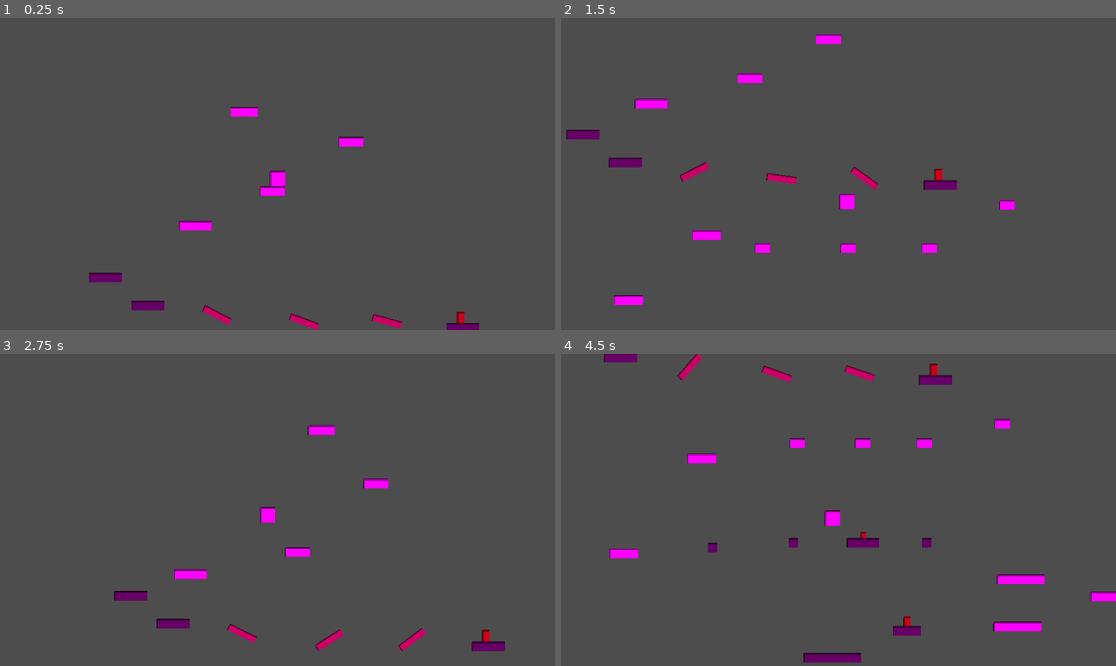
Above: before the commit, frames 1-4 (two rows, left to right).
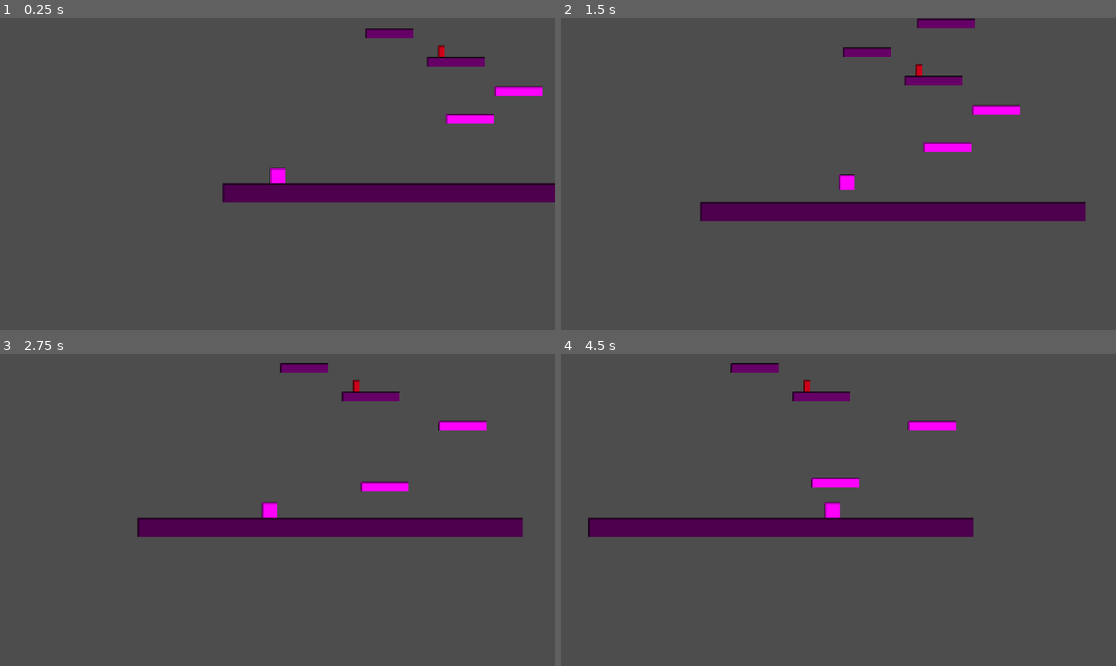
Above: after the commit, the same moments.

Repository: hyzor/simple-godot-game
Game: Godot game, scene res://main.tscn
Same seed, same stepped clock (60 frames per second), same inputs: the game is played once before the commit and once after it.
Inputs:
- Up to frame 1 (0.25 s): no input
- Up to frame 2 (1.5 s): hold Right (move_right) from 0.53 s (still down); tap Space (jump) at 0.77 s
- Up to frame 3 (2.75 s): tap Space (jump) at 1.52 s; release Right (move_right) at 2.03 s; hold Left (move_left) from 2.03 s (still down)
- Up to frame 4 (4.5 s): release Left (move_left) at 2.78 s; hold Right (move_right) 2.78-4.28 s; tap Space (jump) at 3.02, 3.77 s; tap R (restart, bound only after the commit) at 4.15 s; hold Left (move_left) from 4.28 s (still down)

The runs differ from the first frame. In frame 1, 6.4% of the frame differs, in the area x 16-100%, y 3-100%; in frame 2, 8.2%; in frame 3, 7.1%; in frame 4, 8.6%, in the area x 4-100%, y 0-99%.

Commit message:
Add a goal and allow player to restart with R

Diff:
--- /dev/null
+++ b/goal.gd
@@ -0,0 +1,63 @@
+extends Area2D
+
+signal level_completed
+
+@export var goal_text: String = "Congratulations!"
+
+func _ready() -> void:
+	body_entered.connect(_on_body_entered)
+
+func _on_body_entered(body: Node2D) -> void:
+	if body.is_in_group("player"):
+		level_completed.emit()
+		_show_victory_ui()
+
+var victory_ui: CanvasLayer = null
+
+func _show_victory_ui() -> void:
+	victory_ui = CanvasLayer.new()
+	victory_ui.layer = 100
+	get_tree().root.add_child(victory_ui)
+
+	var center_container = CenterContainer.new()
+	center_container.set_anchors_and_offsets_preset(Control.PRESET_FULL_RECT)
+	victory_ui.add_child(center_container)
+
+	var vbox = VBoxContainer.new()
+	vbox.alignment = BoxContainer.ALIGNMENT_CENTER
+	center_container.add_child(vbox)
+
+	var panel = Panel.new()
+	panel.custom_minimum_size = Vector2(400, 200)
+	vbox.add_child(panel)
+
+	var label = Label.new()
+	label.text = goal_text
+	label.horizontal_alignment = HORIZONTAL_ALIGNMENT_CENTER
+	label.vertical_alignment = VERTICAL_ALIGNMENT_CENTER
+	label.add_theme_font_size_override("font_size", 32)
+	label.set_anchors_and_offsets_preset(Control.PRESET_FULL_RECT)
+	panel.add_child(label)
+
+	var restart_label = Label.new()
+	restart_label.text = "Press R to restart"
+	restart_label.horizontal_alignment = HORIZONTAL_ALIGNMENT_CENTER
+	restart_label.add_theme_font_size_override("font_size", 18)
+	vbox.add_child(restart_label)
+
+	process_mode = Node.PROCESS_MODE_ALWAYS
+	get_tree().paused = true
+	set_process_input(true)
+
+func _input(event: InputEvent) -> void:
+	if victory_ui and event.is_action_pressed("restart"):
+		_restart_level()
+
+func _restart_level() -> void:
+	get_tree().paused = false
+	process_mode = Node.PROCESS_MODE_INHERIT
+	if victory_ui:
+		victory_ui.queue_free()
+		victory_ui = null
+	set_process_input(false)
+	get_tree().reload_current_scene()
--- /dev/null
+++ b/goal.tscn
@@ -0,0 +1,21 @@
+[gd_scene format=3 uid="uid://ded6uxusp0wh8"]
+
+[ext_resource type="Script" path="res://goal.gd" id="1_goalscript"]
+
+[sub_resource type="RectangleShape2D" id="RectangleShape2D_goal"]
+size = Vector2(60, 60)
+
+[sub_resource type="PlaceholderTexture2D" id="PlaceholderTexture2D_goal"]
+size = Vector2(60, 60)
+
+[node name="Goal" type="Area2D"]
+collision_layer = 0
+collision_mask = 2
+script = ExtResource("1_goalscript")
+
+[node name="CollisionShape2D" type="CollisionShape2D" parent="."]
+shape = SubResource("RectangleShape2D_goal")
+
+[node name="Sprite2D" type="Sprite2D" parent="."]
+modulate = Color(0.2, 0.9, 0.2, 1)
+texture = SubResource("PlaceholderTexture2D_goal")
--- a/main.tscn
+++ b/main.tscn
@@ -4,6 +4,7 @@
 [ext_resource type="PackedScene" uid="uid://d3r6t7y8vai0" path="res://moving_platform.tscn" id="2_jkl78"]
 [ext_resource type="PackedScene" path="res://spike.tscn" id="3_spike"]
 [ext_resource type="PackedScene" path="res://rotating_platform.tscn" id="4_1bvp3"]
+[ext_resource type="PackedScene" path="res://goal.tscn" id="5_lquwl"]
 
 [sub_resource type="RectangleShape2D" id="RectangleShape2D_floor"]
 size = Vector2(800, 40)
@@ -73,7 +74,7 @@
 texture = SubResource("PlaceholderTexture2D_smaller")
 
 [node name="Player" parent="." unique_id=1356100327 instance=ExtResource("1_ghi56")]
-position = Vector2(340, -954)
+position = Vector2(114, 300)
 fall_threshold = 750.0
 
 [node name="MovingPlatform1" parent="." unique_id=457016238 instance=ExtResource("2_jkl78")]
@@ -255,6 +256,17 @@
 modulate = Color(0.4, 0.6, 0.4, 1)
 texture = SubResource("PlaceholderTexture2D_small")
 
+[node name="StaticPlatform12" type="StaticBody2D" parent="." unique_id=2111444227]
+position = Vector2(84, -1073)
+scale = Vector2(0.95329475, 1)
+
+[node name="CollisionShape2D" type="CollisionShape2D" parent="StaticPlatform12" unique_id=2097802564]
+shape = SubResource("RectangleShape2D_plat1")
+
+[node name="Sprite2D" type="Sprite2D" parent="StaticPlatform12" unique_id=622222119]
+modulate = Color(0.4, 0.6, 0.4, 1)
+texture = SubResource("PlaceholderTexture2D_small")
+
 [node name="MovingPlatform3" parent="." unique_id=1896666790 instance=ExtResource("2_jkl78")]
 position = Vector2(821, -106)
 start_time = 3.0
@@ -301,3 +313,7 @@
 scale = Vector2(0.56, 1)
 move_distance = 120.0
 wait_time = 1.25
+
+[node name="Goal" parent="." unique_id=2075519887 instance=ExtResource("5_lquwl")]
+position = Vector2(68, -1106.0001)
+scale = Vector2(0.47058824, 0.78571427)
--- a/project.godot
+++ b/project.godot
@@ -47,6 +47,11 @@
 "events": [Object(InputEventKey,"resource_local_to_scene":false,"resource_name":"","device":-1,"window_id":0,"alt_press …(195 unchanged characters)…
 ]
 }
+restart={
+"deadzone": 0.5,
+"events": [Object(InputEventKey,"resource_local_to_scene":false,"resource_name":"","device":-1,"window_id":0,"alt_pressed":false,"shift_pressed":false,"ctrl_pressed":false,"meta_pressed":false,"pressed":false,"keycode":0,"physical_keycode":82,"key_label":0,"unicode":82,"location":0,"echo":false,"script":null)
+]
+}
 
 [physics]
 
Not shown, added: goal.gd.uid
